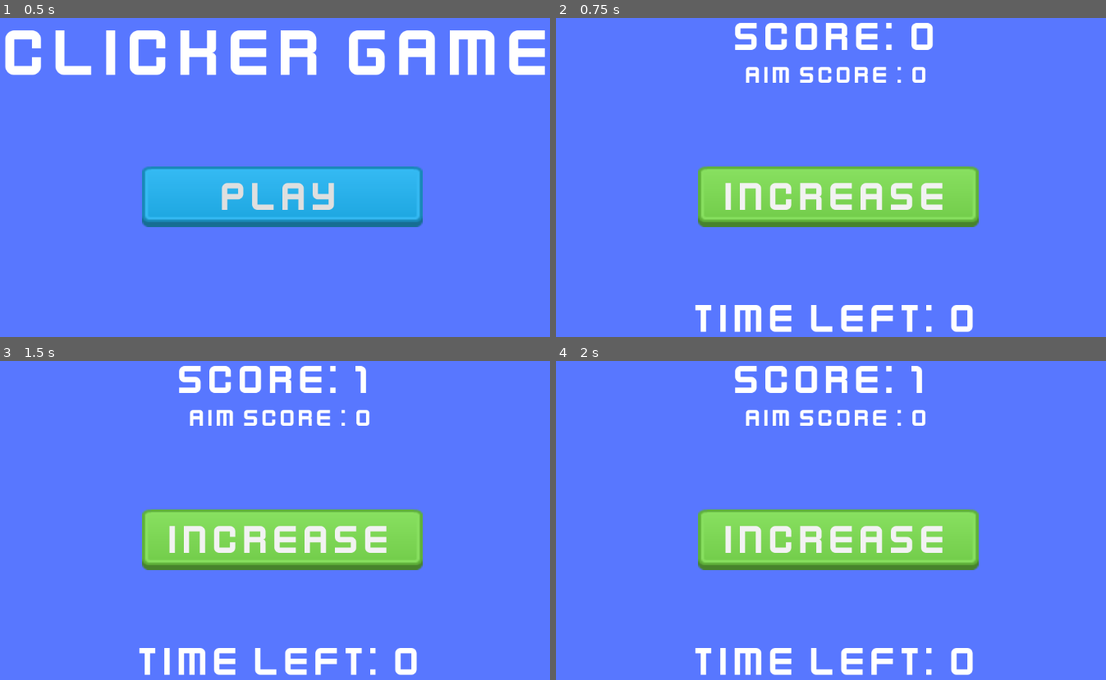
Above: before the commit, frames 1-4 (two rows, left to right).
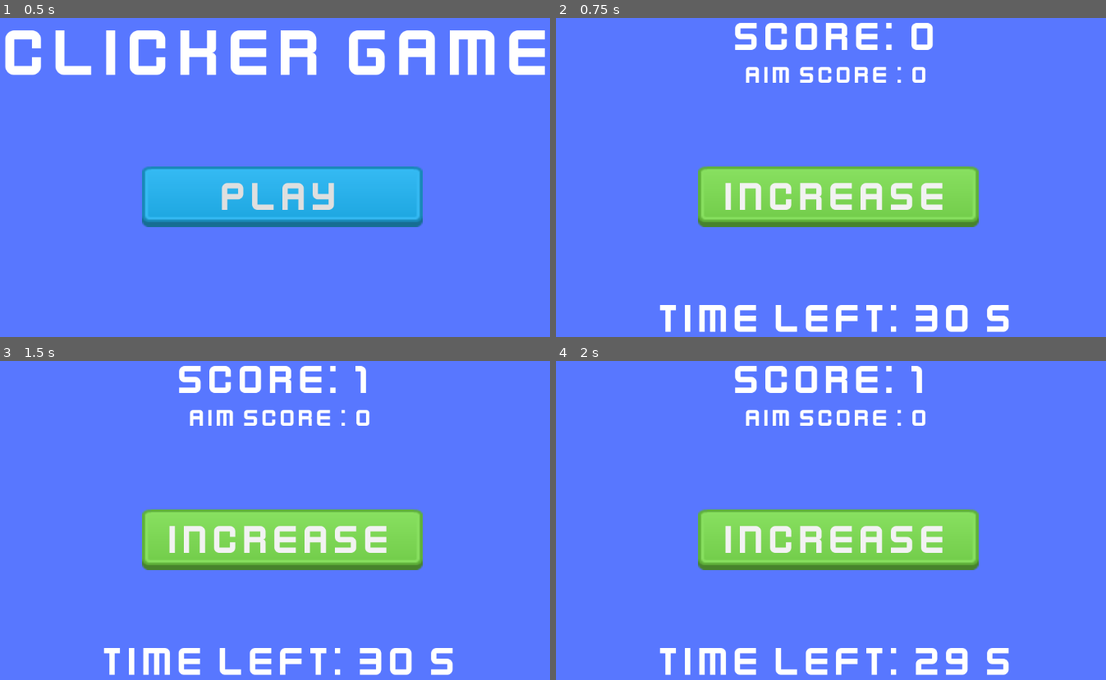
Above: after the commit, the same moments.

Repository: paulojnneto/MobileCourse
Game: Godot game, scene res://menu.tscn
Same seed, same stepped clock (60 frames per second), same inputs: the game is played once before the commit and once after it.
Inputs:
- Up to frame 1 (0.5 s): no input
- Up to frame 2 (0.75 s): click "play" at 0.5 s
- Up to frame 3 (1.5 s): click "Increase" at 1.25 s
- Up to frame 4 (2 s): no input

Frame 1 is identical in both runs. In frame 2, 2.3% of the frame differs, in the area x 18-83%, y 89-99%; in frame 3, 2.3%; in frame 4, 2.3%.

Commit message:
Added logic to timer

Diff:
--- a/main.gd
+++ b/main.gd
@@ -1,8 +1,16 @@
 extends Control
 
 var score : int = 0
+var time_left : int = 30
+
+func _ready():
+	$TimeLeftLabel.text = "TIME LEFT: " + str(time_left) + " s"
 
 func _on_increase_score_button_pressed():
 	score += 1
 	$ScoreLabel.text = "SCORE: " + str(score)
 	Input.vibrate_handheld(125)
+
+func _on_time_left_timer_timeout():
+	time_left -= 1
+	$TimeLeftLabel.text = "TIME LEFT: " + str(time_left) + " s"
--- a/main.tscn
+++ b/main.tscn
@@ -92,7 +92,11 @@
 grow_vertical = 0
 theme_override_fonts/font = ExtResource("1_qfwhe")
 theme_override_font_sizes/font_size = 75
-text = "Time left: 0
+text = "Time left: 0 s
 "
 
+[node name="TimeLeftTimer" type="Timer" parent="."]
+autostart = true
+
 [connection signal="pressed" from="IncreaseScoreButton" to="." method="_on_increase_score_button_pressed"]
+[connection signal="timeout" from="TimeLeftTimer" to="." method="_on_time_left_timer_timeout"]
